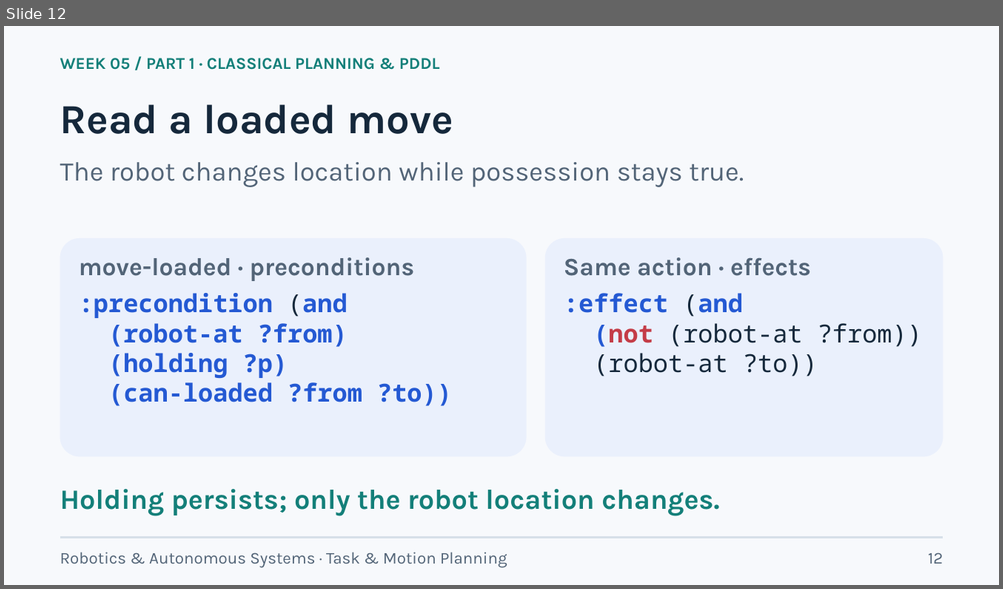
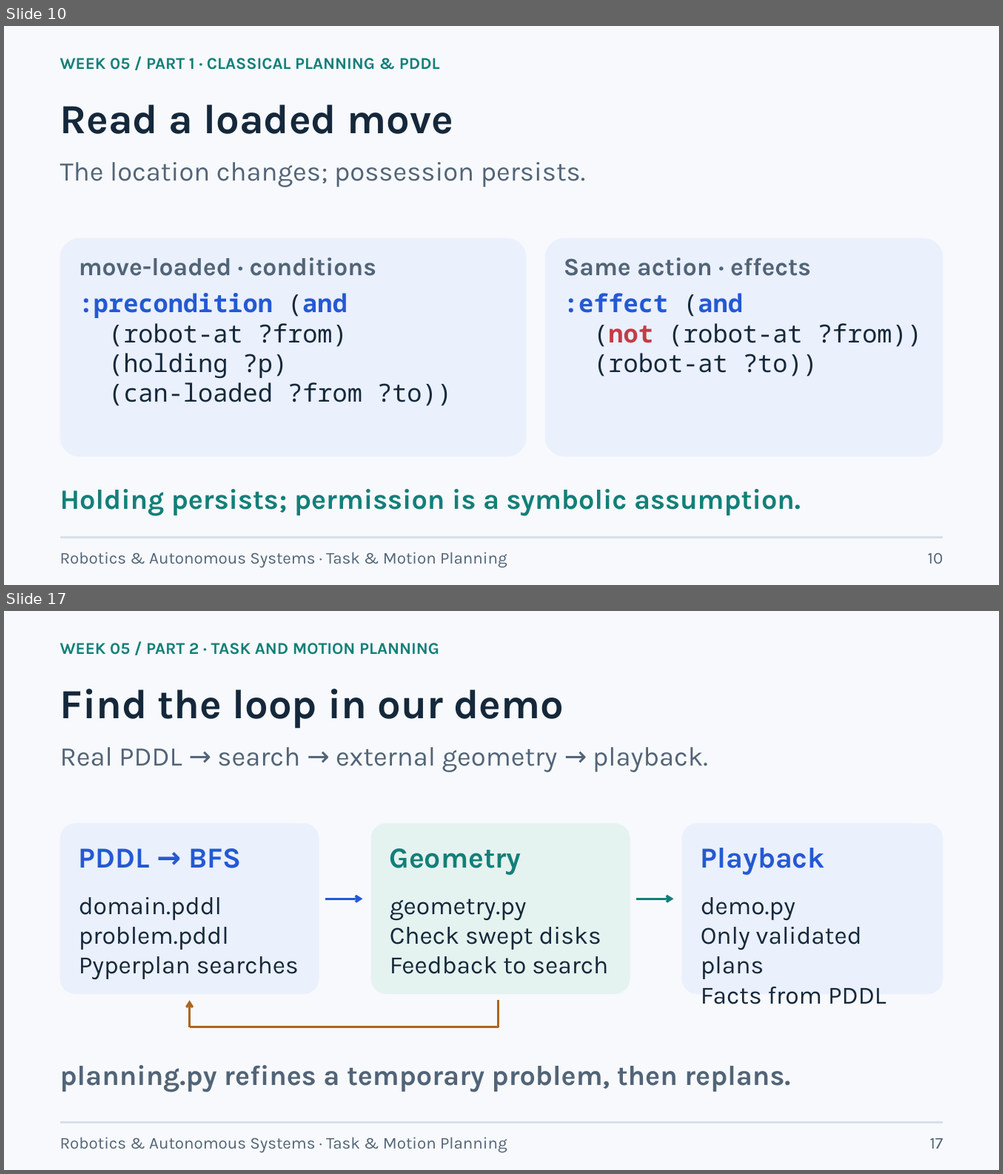
Before and after one commit to lifshitg/robotics-course-demos, a slide deck: week05_task_motion_planning/CLASSICAL_PLANNING_AND_TAMP.pptx. Shown one above the other, each under a label of ours: slide 12 before the commit, slides 10 and 17 after it; the slides between them are not shown. The pictures are 1003x589 and 1003x1174 pixels, drawn with LibreOffice and Linux fonts; fonts in the diff are those of the drawing. Boxes give left, top, right and bottom in pixels: in the first picture for what was removed or moved away, otherwise in the second. Text is boxed around its words. In the diff, an @@ line names an element or a change of style, - is before the commit and + after.

Commit message:
updated week05 presentation

```diff
--- a/week05_task_motion_planning/CLASSICAL_PLANNING_AND_TAMP.pptx
+++ b/week05_task_motion_planning/CLASSICAL_PLANNING_AND_TAMP.pptx
@@ slide 17 added at [4,611,999,1170], background #F7F9FC @@
@@ text added at [60,643,439,655], 16 pt, text #137F79, bold @@
+WEEK 05 / PART 2 · TASK AND MOTION PLANNING
@@ text added at [60,689,563,729], 40 pt, text #15283B, bold @@
+Find the loop in our demo
@@ text added at [60,747,708,772], 26 pt, text #526477 @@
+Real PDDL → search → external geometry → playback.
@@ rounded rectangle added at [60,823,318,994], fill #EAF0FC @@
@@ rounded rectangle added at [371,823,630,994], fill #E5F3F0 @@
@@ rounded rectangle added at [681,823,942,994], fill #EAF0FC @@
@@ text added at [79,849,242,869], 28 pt, text #2459D3, bold @@
+PDDL → BFS
@@ text added at [390,849,521,875], 28 pt, text #137F79, bold @@
+Geometry
@@ text added at [700,848,825,875], 28 pt, text #2459D3, bold @@
+Playback
@@ text added at [79,897,299,980], 24 pt, text #15283B @@
+domain.pddl
+problem.pddl
+Pyperplan searches
@@ arrow added from (326, 899) to (363, 899), #2459D3 2.2 pt @@
@@ text added at [390,899,608,974], 24 pt, text #15283B @@
+geometry.py
+Check swept disks
+Feedback to search
@@ arrow added from (636, 899) to (673, 899), #137F79 2.2 pt @@
@@ text added at [700,897,886,1005], 24 pt, text #15283B @@
+demo.py
+Only validated plans
+Facts from PDDL
@@ arrow added from (190, 1028) to (190, 1000), #AE651D 2.2 pt @@
@@ line added from (498, 1000) to (498, 1028), #AE651D 2.2 pt @@
@@ line added from (498, 1028) to (190, 1028), #AE651D 2.2 pt @@
@@ text added at [60,1065,790,1092], 27 pt, text #526477, bold @@
+planning.py refines a temporary problem, then replans.
@@ line added from (60, 1123) to (942, 1123), #D7E0E9 2.2 pt @@
@@ text added at [60,1137,507,1153], 16 pt, text #526477 @@
+Robotics & Autonomous Systems · Task & Motion Planning
@@ text added at [930,1139,943,1149], 16 pt, text #526477 @@
+17
@@ what was slide 12 is now slide 10 @@
@@ slide 10 changed as well @@
@@ text at [60,162,585,187]: text changed @@
-The robot changes location while possession stays true.
+The location changes; possession persists.
@@ text at [79,258,376,276]: text changed @@
-move-loaded · preconditions
+move-loaded · conditions
@@ text at [79,293,452,406]: text changed @@
-:precondition (and
-(robot-at ?from)
-(holding ?p)
-(can-loaded ?from ?to))
+:precondition (and
+(robot-at ?from)
+(holding ?p)
+(can-loaded ?from ?to))
@@ text at [563,293,922,377]: text changed @@
-:effect (and
-(not (robot-at ?from))
-(robot-at ?to))
+:effect (and
+(not (robot-at ?from))
+(robot-at ?to))
@@ text at [60,489,800,517]: text changed @@
-Holding persists; only the robot location changes.
+Holding persists; permission is a symbolic assumption.
@@ text at [928,553,943,564]: text changed @@
-12
+10
```
Also in this commit, not shown: 12 other slides changed, 9 other slides added, 14 slides removed, 47 other files.
